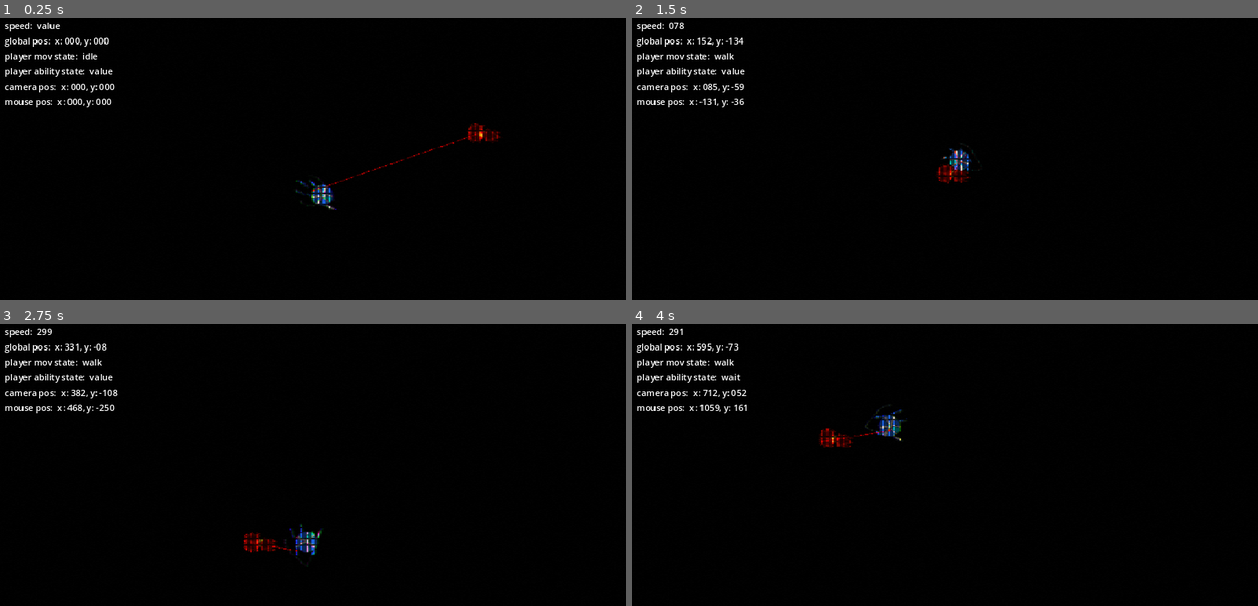
Above: before the commit, frames 1-4 (two rows, left to right).
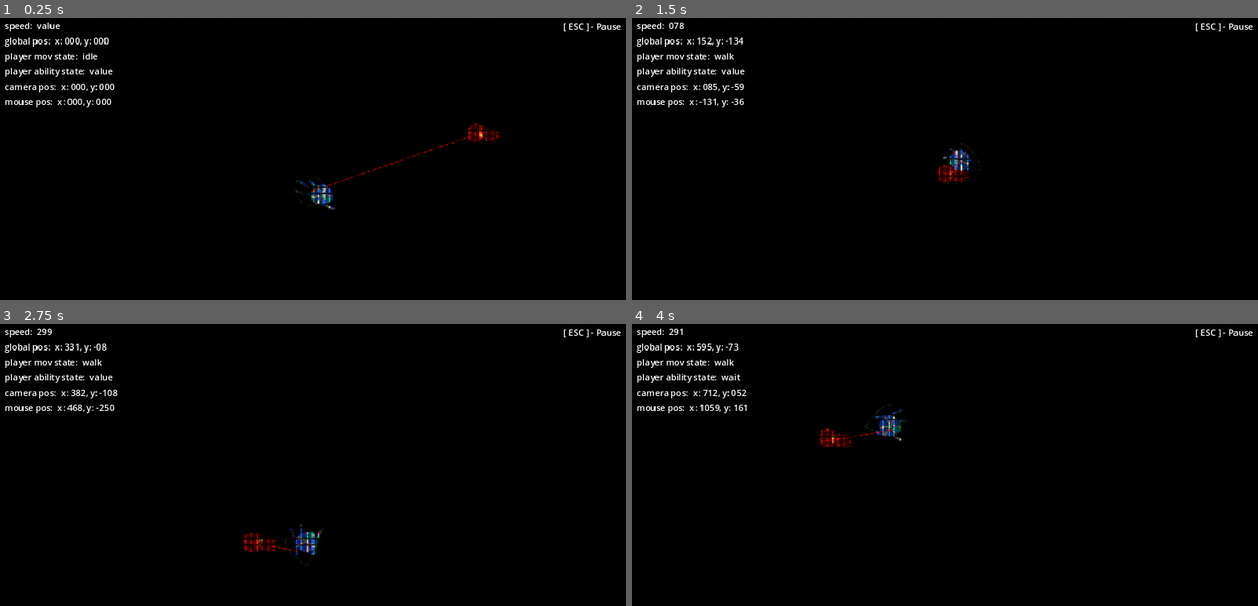
Above: after the commit, the same moments.

Repository: JJPSeno/project-q
Game: Godot game, scene res://World/world.tscn
Two runs of this game, one before a commit and one after it. Both use one fixed random seed, a clock stepped at 60 frames per second and the inputs below.
Inputs (mouse positions are in pixels of both pictures, inside the frame that each line leads up to):
- Up to frame 1 (0.25 s): no input
- Up to frame 2 (1.5 s): move the mouse to (1082, 173) at 0.52 s; hold D (right) 0.53-1.28 s; hold W (base_movement) 0.53-1.28 s; move the mouse to (819, 206) at 1.27 s; hold S (down) from 1.28 s (still down); tap Shift (run) at 1.35 s
- Up to frame 3 (2.75 s): move the mouse to (375, 419) at 2.02 s; release S (down) at 2.03 s; hold D (right) from 2.03 s (still down); hold Right mouse button (secondary) from 2.03 s (still down)
- Up to frame 4 (4 s): move the mouse to (913, 566) at 2.77 s; release Right mouse button (secondary) at 2.78 s; tap Space (special) at 2.85 s; move the mouse to (1132, 549) at 3.52 s; release D (right) at 3.53 s; hold A (left) from 3.53 s (still down); hold W (base_movement) from 3.53 s (still down)

The runs differ from the first frame. In frame 1, 0.1% of the frame differs, in the area x 5-100%, y 1-10%; in frame 2, 0.1%; in frame 3, 0.1%; in frame 4, 0.1%.

Commit message:
Update spike; add controls ui

Diff:
--- a/Controllers/PlayerAbilityController/player_ability_controller.gd
+++ b/Controllers/PlayerAbilityController/player_ability_controller.gd
@@ -5,6 +5,8 @@
 @export var parent : CharacterBody2D
 @export var input_ability_states : Dictionary
 @onready var input_ability_state_machine: InputAbilityStateMachine = $InputAbilityStateMachine
+const SPIKE_PROJECTILE = preload("res://Player/spike/spike_projectile.tscn")
+
 
 func _ready() -> void:
 	EventBus.spike_cast.connect(_on_spike_cast)
@@ -18,4 +20,7 @@
 
 
 func _on_spike_cast():
-	print("spike cast")
+	var spike_instance = SPIKE_PROJECTILE.instantiate()
+	spike_instance.position = parent.position
+	spike_instance.rotation_degrees = parent.rotation_degrees
+	get_parent().add_child(spike_instance)
--- a/GUI/MainCanvasLayer/main_canvas_layer.tscn
+++ b/GUI/MainCanvasLayer/main_canvas_layer.tscn
@@ -1,8 +1,9 @@
-[gd_scene load_steps=5 format=3 uid="uid://7t16qx7bdmoo"]
+[gd_scene load_steps=6 format=3 uid="uid://7t16qx7bdmoo"]
 
 [ext_resource type="Script" path="res://GUI/MainCanvasLayer/main_canvas_layer.gd" id="1_y35jt"]
 [ext_resource type="PackedScene" uid="uid://bt3gkxaqlb0wy" path="res://GUI/Debug/debug_ui.tscn" id="2_a2c84"]
 [ext_resource type="Script" path="res://GUI/MainCanvasLayer/cursor_controller.gd" id="2_n47oc"]
+[ext_resource type="Theme" uid="uid://ci02ymefjax3o" path="res://Themes/FontThemes/debug_font.tres" id="3_e2l67"]
 [ext_resource type="PackedScene" uid="uid://jsn8fucdjm8c" path="res://GUI/MainCanvasLayer/Pause/pause_ui.tscn" id="4_4r1dx"]
 
 [node name="MainCanvasLayer" type="CanvasLayer"]
@@ -12,6 +13,25 @@
 [node name="CursorController" type="Node" parent="."]
 script = ExtResource("2_n47oc")
 
+[node name="Controls" type="Control" parent="."]
+layout_mode = 3
+anchors_preset = 1
+anchor_left = 1.0
+anchor_right = 1.0
+offset_left = -40.0
+offset_bottom = 40.0
+grow_horizontal = 0
+
+[node name="Label" type="Label" parent="Controls"]
+layout_mode = 0
+offset_left = -77.0
+offset_top = 12.0
+offset_right = 22.0
+offset_bottom = 35.0
+theme = ExtResource("3_e2l67")
+text = "[ ESC ] - Pause"
+horizontal_alignment = 2
+
 [node name="DebugUI" parent="." instance=ExtResource("2_a2c84")]
 
 [node name="PauseUI" parent="." instance=ExtResource("4_4r1dx")]
--- a/Player/spike/spike_projectile.gd
+++ b/Player/spike/spike_projectile.gd
@@ -3,11 +3,16 @@
 const SPIKE_LINE_TEXTURE := preload("res://Assets/Player/spike/spike_link_sm.png")
 @onready var animated_sprite_2d: AnimatedSprite2D = $AnimatedSprite2D
 @export var player : CharacterBody2D
+@export var spike_speed := 200.0
 
 # Called when the node enters the scene tree for the first time.
 func _ready() -> void:
 	EventBus.spike_hit.connect(_on_spike_hit)
 	EventBus.spike_traversed.connect(_on_spike_traversed)
+
+
+func _physics_process(delta: float) -> void:
+	position += transform.x * spike_speed * delta
 
 
 func _on_spike_hit() -> void:
--- a/Player/spike/spike_projectile.tscn
+++ b/Player/spike/spike_projectile.tscn
@@ -24,18 +24,21 @@
 }]
 
 [sub_resource type="RectangleShape2D" id="RectangleShape2D_bn7qq"]
-size = Vector2(9, 12)
+size = Vector2(7, 12)
 
 [node name="SpikeProjectile" type="Area2D"]
 script = ExtResource("1_s7if0")
+spike_speed = 800.0
 
 [node name="AnimatedSprite2D" type="AnimatedSprite2D" parent="."]
-position = Vector2(0, -3)
+position = Vector2(-5, -1)
+rotation = 1.5708
 sprite_frames = SubResource("SpriteFrames_m832k")
 animation = &"shooting"
 autoplay = "shooting"
 offset = Vector2(0, -4.5)
 
 [node name="CollisionShape2D" type="CollisionShape2D" parent="."]
-position = Vector2(0.5, -8)
+position = Vector2(2, -0.5)
+rotation = 1.5708
 shape = SubResource("RectangleShape2D_bn7qq")
